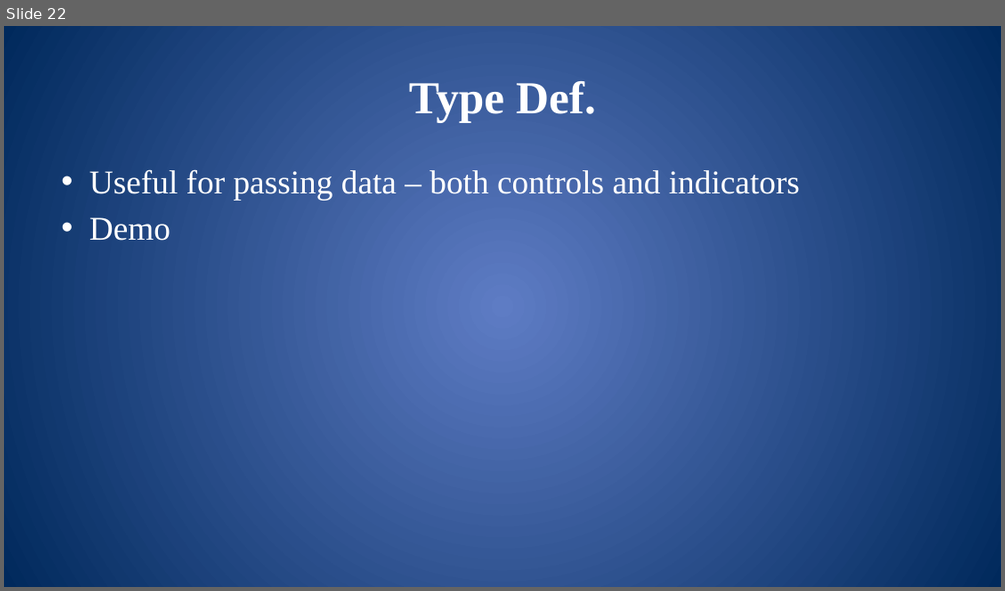
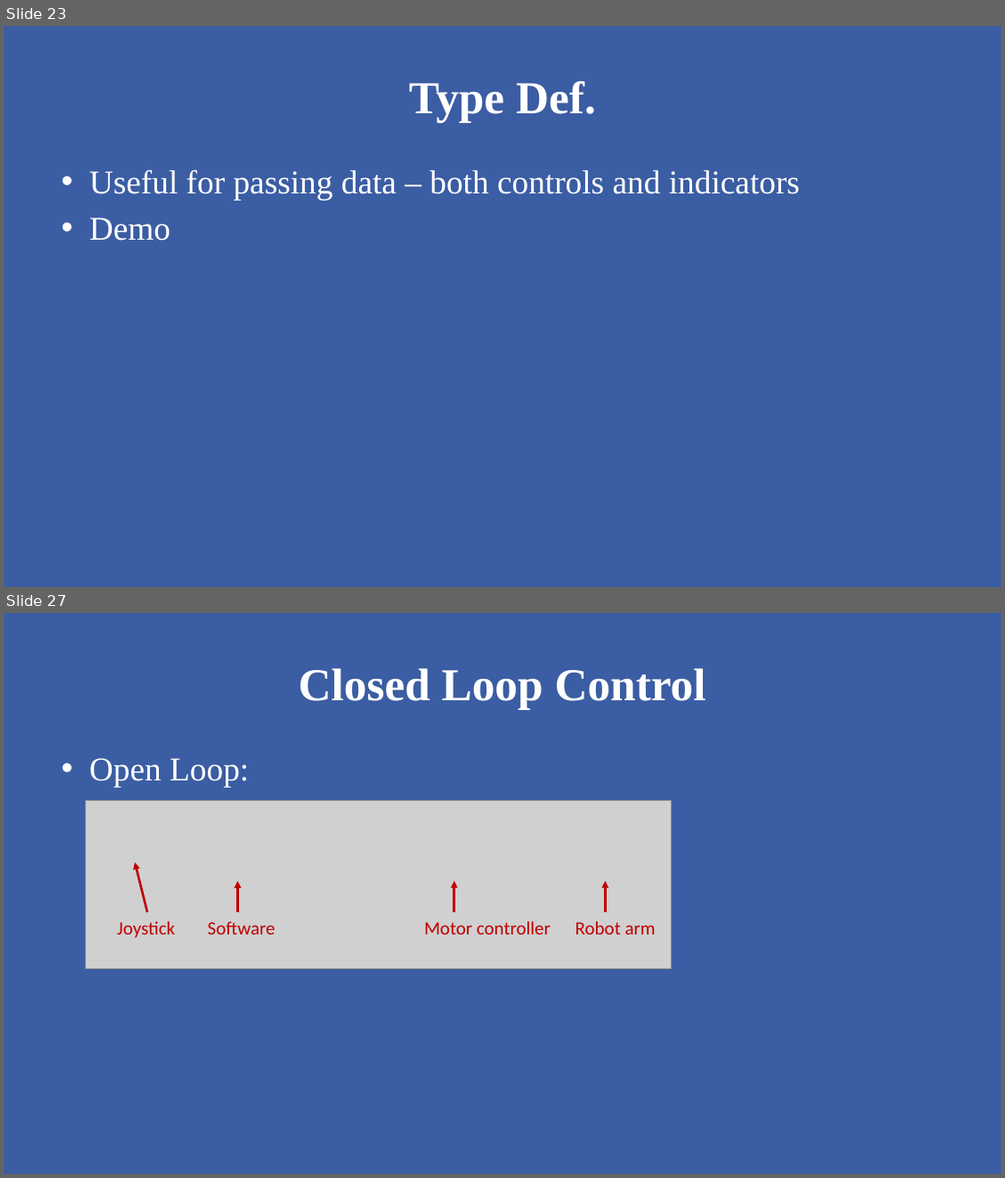
Before and after one commit to mshafer1/frc-labview-workshops, a slide deck: files/2020/LabVIEW_Advanced.pptx. Shown one above the other, each under a label of ours: slide 22 before the commit, slides 23 and 27 after it; the slides between them are not shown. The pictures are 1005x591 and 1005x1178 pixels, drawn with LibreOffice and Linux fonts; fonts in the diff are those of the drawing; grey boxes stand for pictures. Boxes give left, top, right and bottom in pixels: in the first picture for what was removed or moved away, otherwise in the second. Text is boxed around its words. In the diff, an @@ line names an element or a change of style, - is before the commit and + after.

```diff
--- a/files/2020/LabVIEW_Advanced.pptx
+++ b/files/2020/LabVIEW_Advanced.pptx
@@ slide 27 added at [4, 613, 1001, 1174], background gradient #5E7CC5 to #00295C; not listed: 1 template element that a slide beside it also shows @@
@@ title added at [299, 668, 706, 710], 44 pt, text #FFFFFF, bold @@
+Closed Loop Control
@@ text added at [89, 758, 249, 787], 32 pt, text #FFFFFF @@
+• Open Loop:
@@ picture added at [85, 800, 671, 968] @@
@@ arrow added from (147, 912) to (135, 862), #C00000 2.25 pt @@
@@ arrow added from (237, 912) to (237, 881), #C00000 2.25 pt @@
@@ arrow added from (454, 912) to (454, 881), #C00000 2.25 pt @@
@@ arrow added from (606, 912) to (606, 881), #C00000 2.25 pt @@
@@ text added at [117, 921, 175, 938], 18 pt, text #C00000 @@
+Joystick
@@ text added at [208, 921, 275, 934], 18 pt, text #C00000 @@
+Software
@@ text added at [424, 921, 550, 934], 18 pt, text #C00000 @@
+Motor controller
@@ text added at [575, 921, 655, 934], 18 pt, text #C00000 @@
+Robot arm
@@ what was slide 22 is now slide 23 @@
@@ slide 23 changed as well @@
@@ rectangle added at [4, 26, 1001, 587], fill #3B5DA3 @@
```
Also in this commit, not shown: 22 other slides changed, 20 other slides added, 1 other file.
